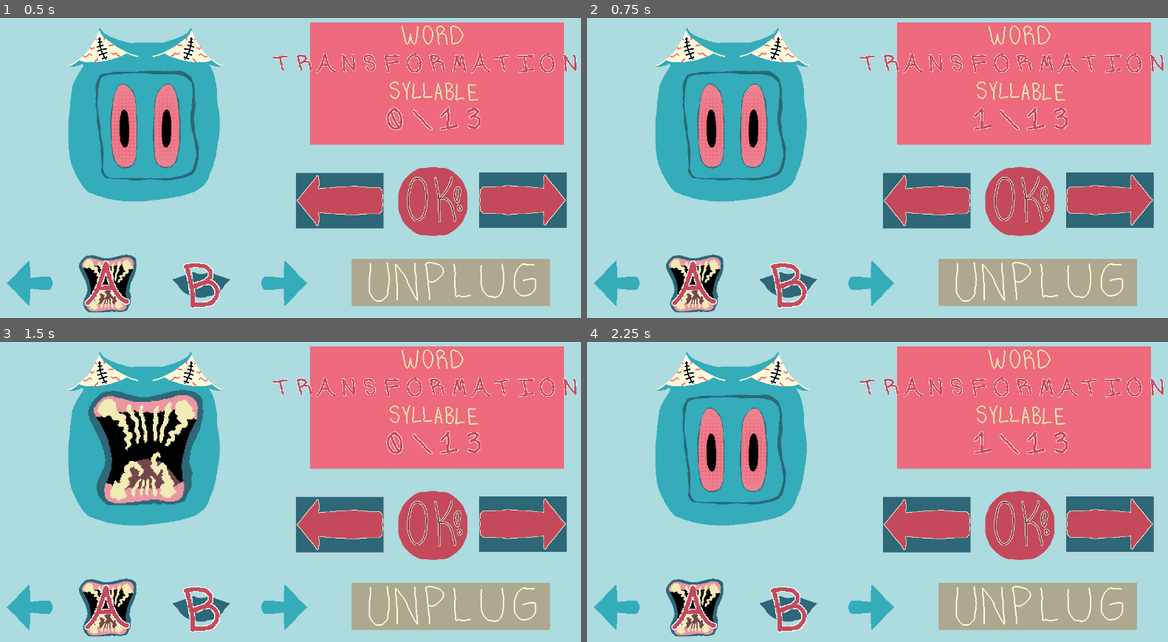
Above: before the commit, frames 1-4 (two rows, left to right).
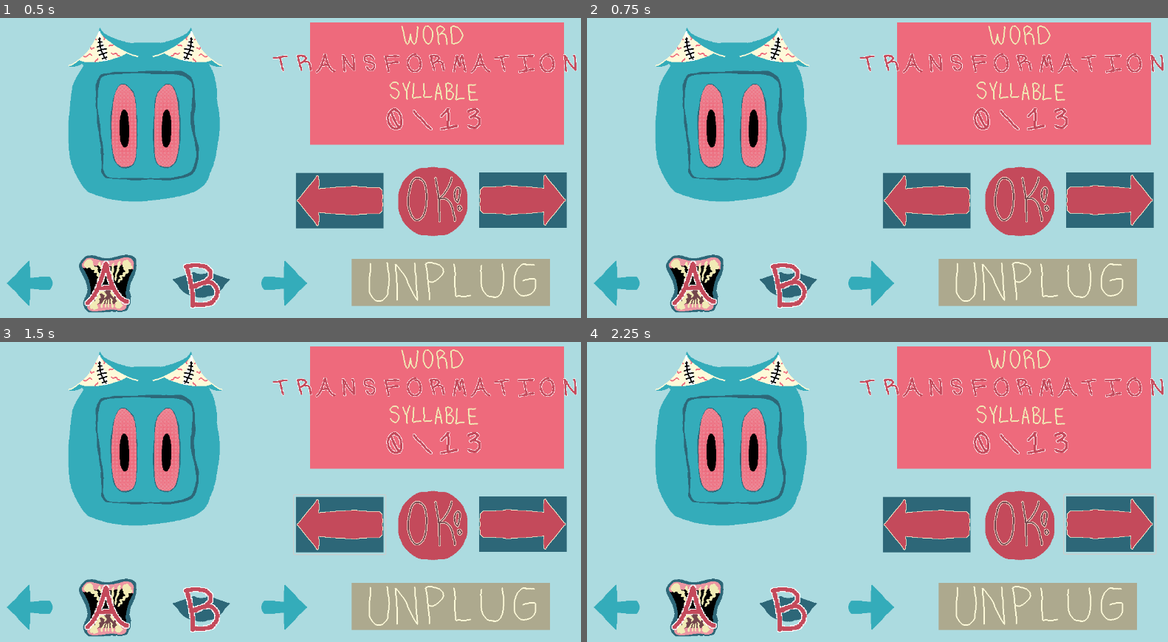
Above: after the commit, the same moments.

Repository: sym-z/speech-and-spell
Game: Godot game, scene res://scenes/load_scene.tscn
Two runs of this game, one before a commit and one after it. Both use one fixed random seed, a clock stepped at 60 frames per second and the inputs below. The engine's default icon, where the game draws it, is replaced by a stand-in: a white triangle on a blue panel in a dark square.
Inputs (mouse positions are in pixels of both pictures, inside the frame that each line leads up to):
- Up to frame 1 (0.5 s): no input
- Up to frame 2 (0.75 s): click (1022, 201) at 0.5 s
- Up to frame 3 (1.5 s): click (336, 525) at 1.25 s
- Up to frame 4 (2.25 s): click (1109, 525) at 2 s

Frame 1 is identical in both runs. In frame 2, 0.1% of the frame differs, in the area x 66-70%, y 29-38%; in frame 3, 5.9%, in the area x 15-36%, y 16-55%; in frame 4, 0.1%.

Commit message:
Okay button bug fix

Diff:
--- a/game-code/speech-and-spell/scripts/build_scene.gd
+++ b/game-code/speech-and-spell/scripts/build_scene.gd
@@ -60,28 +60,28 @@
 
 func _on_okay_button_button_up():
 	## TODO: Set viewport mouth to empty, advance syllable in word window, on last syllable move on to speech
+	if(Globals.mouthPlugged):
+		if(Globals.currSound < Globals.totalSounds):
+			Globals.soundsSelected[Globals.currSound].isEmpty = false;
+			Globals.soundsSelected[Globals.currSound].animFrame = viewportMouth.frame
+			Globals.currSound += 1
+			resetMouth();
+			Globals.printSelections()
 
-	if(Globals.currSound < Globals.totalSounds):
-		Globals.soundsSelected[Globals.currSound].isEmpty = false;
-		Globals.soundsSelected[Globals.currSound].animFrame = viewportMouth.frame
-		Globals.currSound += 1
-		resetMouth();
-		Globals.printSelections()
-
-		var format = "[center]%d/%d[/center]"
-		wordProgressText.text = format % [Globals.currSound,Globals.totalSounds]
-	else:
-		Globals.soundsSelected[Globals.currSound].isEmpty = false;
-		Globals.soundsSelected[Globals.currSound].animFrame = viewportMouth.frame
-		print("GAME OVER")
-		print(Globals.CORRECT_ANSWERS)
-		var intSelections : Array[int]
-		for sound in Globals.soundsSelected:
-			intSelections.append(sound.animFrame)
-		print(intSelections)
-		print("GAME WON?: ", Globals.CORRECT_ANSWERS == intSelections )
-		call_deferred("nextScene")
-	print("Okay")
+			var format = "[center]%d/%d[/center]"
+			wordProgressText.text = format % [Globals.currSound,Globals.totalSounds]
+		else:
+			Globals.soundsSelected[Globals.currSound].isEmpty = false;
+			Globals.soundsSelected[Globals.currSound].animFrame = viewportMouth.frame
+			print("GAME OVER")
+			print(Globals.CORRECT_ANSWERS)
+			var intSelections : Array[int]
+			for sound in Globals.soundsSelected:
+				intSelections.append(sound.animFrame)
+			print(intSelections)
+			print("GAME WON?: ", Globals.CORRECT_ANSWERS == intSelections )
+			call_deferred("nextScene")
+		print("Okay")
 func _on_unplug_button_button_up():
 	Globals.soundsSelected[Globals.currSound].isEmpty = true
 	Globals.soundsSelected[Globals.currSound].animFrame = 0
Not shown, added: game-code/speech-and-spell/audio/A-M.mp3.import
Not shown, added: game-code/speech-and-spell/audio/A.mp3.import
Not shown, added: game-code/speech-and-spell/audio/B.mp3.import
Not shown, added: game-code/speech-and-spell/audio/C.mp3.import
Not shown, added: game-code/speech-and-spell/audio/CH.mp3.import
Not shown, added: game-code/speech-and-spell/audio/D.mp3.import
Not shown, added: game-code/speech-and-spell/audio/E.mp3.import
Not shown, added: game-code/speech-and-spell/audio/F.mp3.import
Not shown, added: game-code/speech-and-spell/audio/G.mp3.import
Not shown, added: game-code/speech-and-spell/audio/I.mp3.import
Not shown, added: game-code/speech-and-spell/audio/J.mp3.import
Not shown, added: game-code/speech-and-spell/audio/K.mp3.import
(and 21 more such lines)
